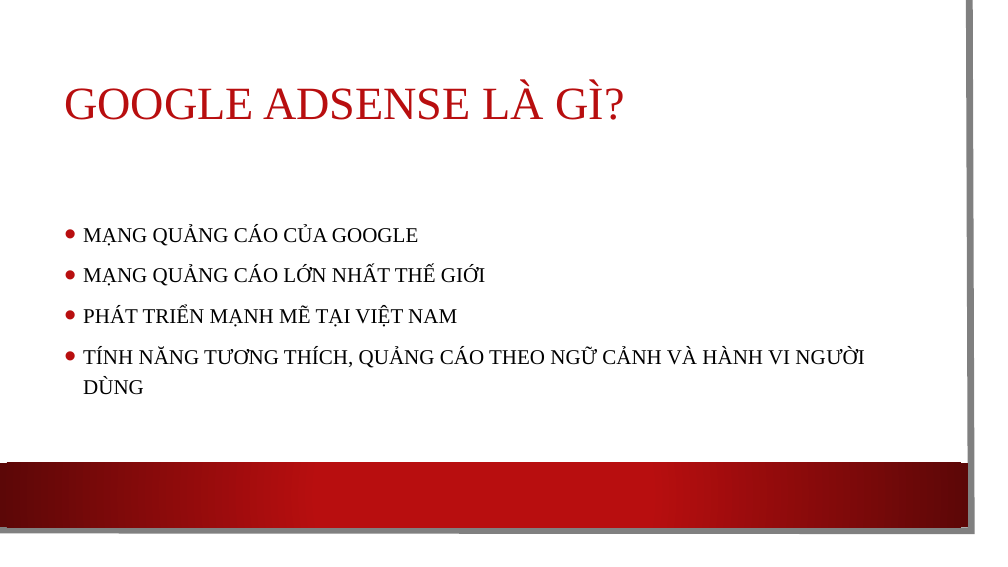
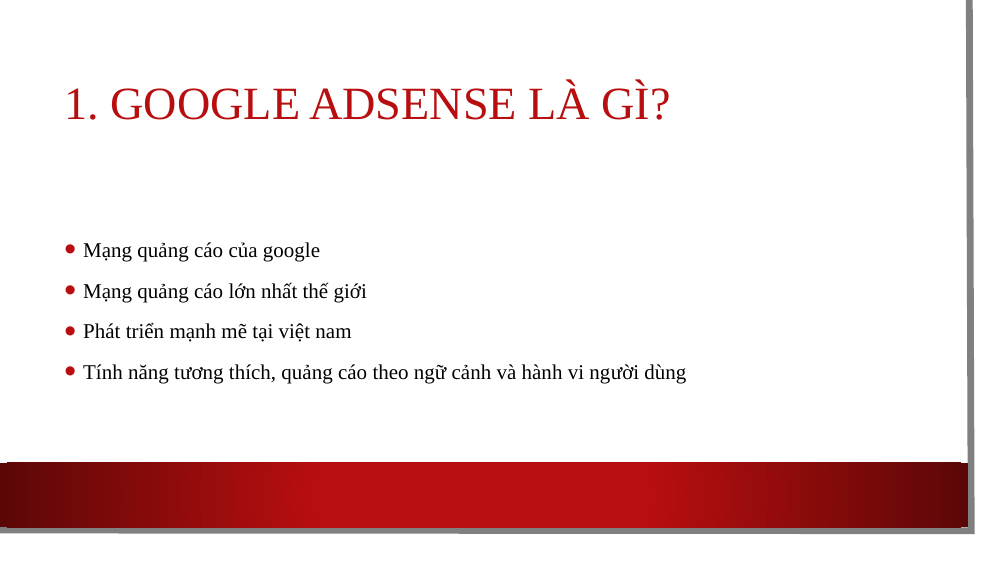
Before and after one commit to PhamVanDuoc/GoogleAdSense_GoogleAdWord, a slide deck: slide 2 of Google Adsense.pptx. Drawn at 1008x567 pixels with LibreOffice and Linux fonts; fonts in the diff are those of the drawing; background and template pictures are left out. Boxes give left, top, right and bottom in pixels: in the first picture for what was removed or moved away, otherwise in the second. Text is boxed around its words. In the diff, an @@ line names an element or a change of style, - is before the commit and + after.

```diff
--- a/Google Adsense.pptx
+++ b/Google Adsense.pptx
@@ title at [64, 83, 671, 120]: text changed @@
-GOOGLE ADSENSE LÀ GÌ?
+1. GOOGLE ADSENSE LÀ GÌ?
@@ text at [83, 242, 686, 384]: text changed @@
-• MẠNG QUẢNG CÁO CỦA GOOGLE
-• MẠNG QUẢNG CÁO LỚN NHẤT THẾ GIỚI
-• PHÁT TRIỂN MẠNH MẼ TẠI VIỆT NAM
-• TÍNH NĂNG TƯƠNG THÍCH, QUẢNG CÁO THEO NGỮ CẢNH VÀ HÀNH VI NGƯỜI DÙNG
+• Mạng quảng cáo của google
+• Mạng quảng cáo lớn nhất thế giới
+• Phát triển mạnh mẽ tại việt nam
+• Tính năng tương thích, quảng cáo theo ngữ cảnh và hành vi người dùng
```
Also in this commit, not shown: 5 other slides changed, 6 slides added, 2 other files.
